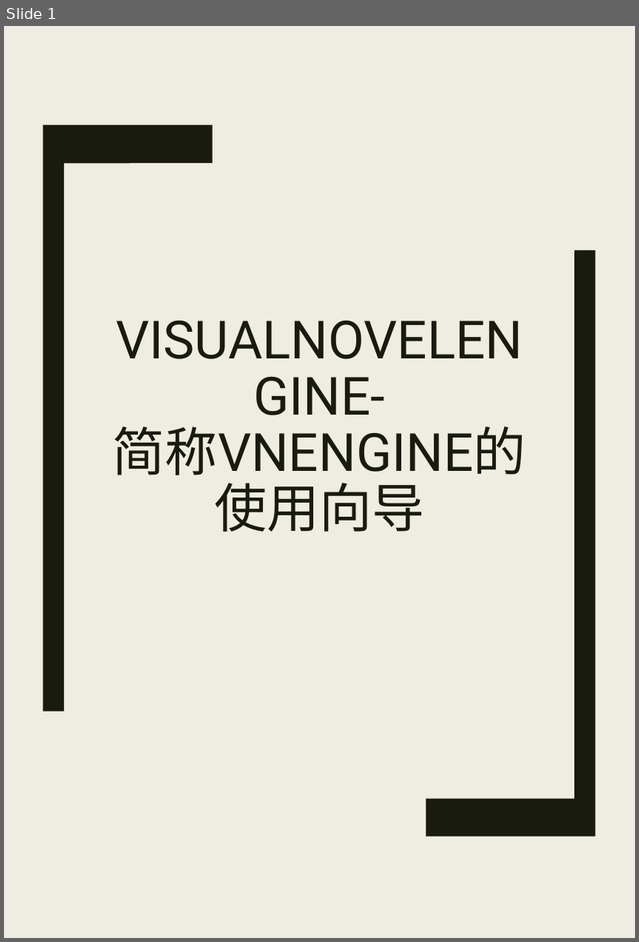
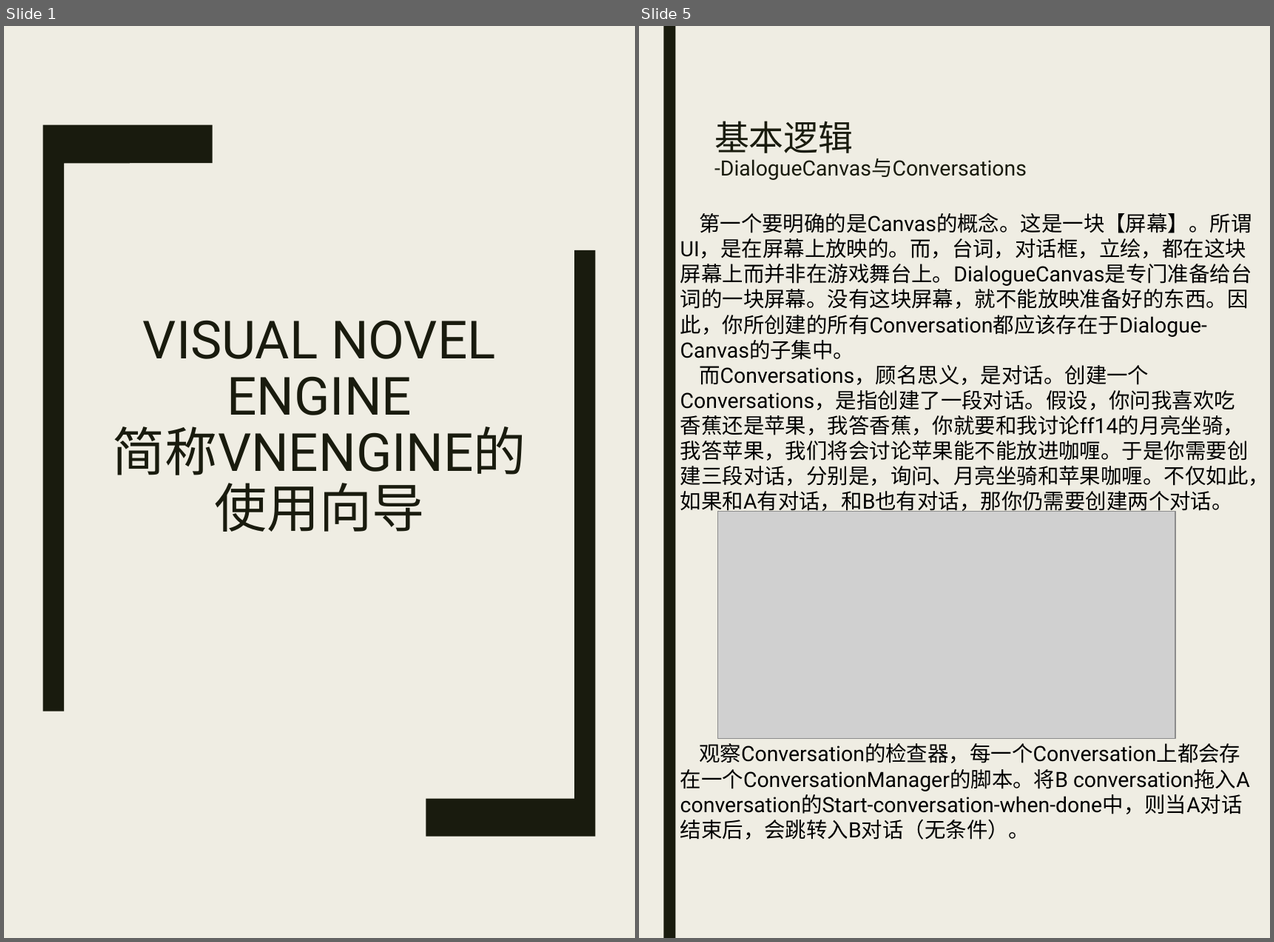
Before and after one commit to MakuraU/ReGame, a slide deck: Assets/如何使用VisualNovelEngine.pptx. Shown side by side, each under a label of ours: slide 1 before the commit, slides 1 and 5 after it; the slides between them are not shown. The pictures are 639x942 and 1274x942 pixels, drawn with LibreOffice and Linux fonts; fonts in the diff are those of the drawing; grey boxes stand for pictures. Boxes give left, top, right and bottom in pixels: in the first picture for what was removed or moved away, otherwise in the second. Text is boxed around its words. In the diff, an @@ line names an element or a change of style, - is before the commit and + after.

```diff
--- a/Assets/如何使用VisualNovelEngine.pptx
+++ b/Assets/如何使用VisualNovelEngine.pptx
@@ slide 5 added at (x1=639, y1=26, x2=1270, y2=938), background #EFEDE3 @@
@@ rectangle added at (x1=663, y1=26, x2=675, y2=938), fill #191B0E @@
@@ title added at (x1=714, y1=121, x2=1027, y2=180), 18 pt, text #191B0E @@
+基本逻辑
+-DialogueCanvas与Conversations
@@ text added at (x1=680, y1=212, x2=1269, y2=839), 18 pt, text #000000 @@
+第一个要明确的是Canvas的概念。这是一块【屏幕】。所谓UI，是在屏幕上放映的。而，台词，对话框，立绘，都在这块屏幕上而并非在游戏舞台上。DialogueCanvas是专门准备给台词的一块屏幕。没有这块屏幕，就不能放映准备好的东西。因此，你所创建的所有Conversation都应该存在于Dialogue-Canvas的子集中。
+而Conversations，顾名思义，是对话。创建一个Conversations，是指创建了一段对话。假设，你问我喜欢吃香蕉还是苹果，我答香蕉，你就要和我讨论ff14的月亮坐骑，我答苹果，我们将会讨论苹果能不能放进咖喱。于是你需要创建三段对话，分别是，询问、月亮坐骑和苹果咖喱。不仅如此，如果和A有对话，和B也有对话，那你仍需要创建两个对话。
+观察Conversation的检查器，每一个Conversation上都会存在一个ConversationManager的脚本。将B conversation拖入A conversation的Start-conversation-when-done中，则当A对话结束后，会跳转入B对话（无条件）。
@@ picture added at (x1=718, y1=511, x2=1176, y2=739) @@
@@ slide 1 changed as well @@
@@ title at (x1=113, y1=320, x2=526, y2=484): text changed @@
-VISUALNOVELENGINE-
-简称VNENGINE的使用向导
+VISUAL NOVEL ENGINE
+简称VNENGINE的使用向导
```
Also in this commit, not shown: 5 other slides added, 1 slide removed, 1 other file.
